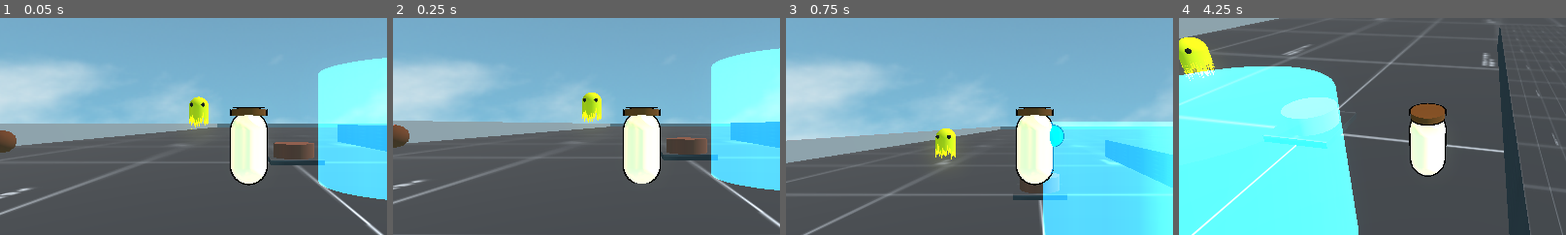
Above: before the commit, frames 1-4 (left to right).
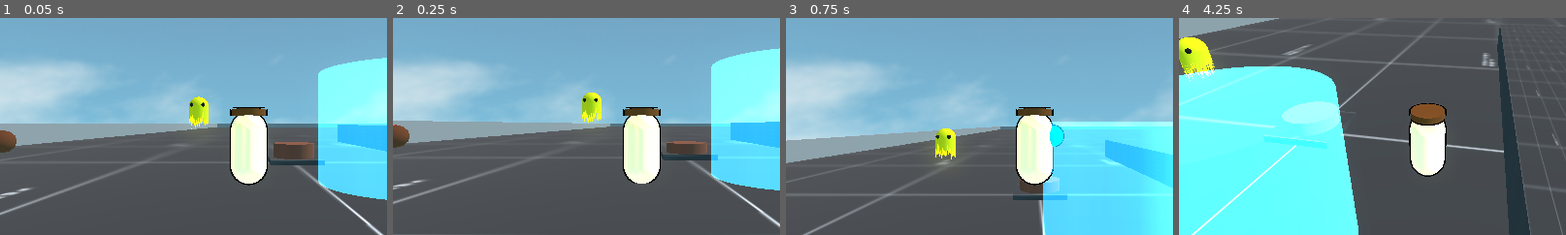
Above: after the commit, the same moments.

Repository: GamedevSuicraft/Laboratorio-de-Sistemas-de-Godot
Game: Godot game, scene res://tests/3d test/3d test scene.tscn
Same seed, same stepped clock (60 frames per second), same inputs: the game is played once before the commit and once after it.
Inputs (mouse positions are % of the whole screen's width and height, from its top left):
- Up to frame 1 (0.05 s): no input
- Up to frame 2 (0.25 s): no input
- Up to frame 3 (0.75 s): tap Enter (ui_accept) at 0.5 s; move the mouse to (72, 45) at 0.52 s; hold Right (ui_right) from 0.53 s (still down); hold E (interact) from 0.53 s (still down)
- Up to frame 4 (4.25 s): tap Enter (ui_accept) at 0.77, 1.52, 3.02, 3.77 s; move the mouse to (30, 55) at 1.27 s; release Right (ui_right) at 1.28 s; release E (interact) at 1.28 s; hold Down (ui_down) 1.28-2.03 s; tap E (interact) at 1.35, 2.3, 3.05 s; move the mouse to (60, 28) at 2.02 s; press the mouse at (60, 28) at 2.03 s; hold Right (ui_right) 2.03-2.78 s; move the mouse to (49, 52) at 2.77 s; release the mouse at (49, 52) at 2.78 s; hold Up (ui_up) from 2.78 s (still down); tap Shift at 2.85 s; move the mouse to (57, 51) at 3.52 s; hold E (interact) from 3.53 s (still down)
The pictures show only the part of the screen within x 18-68%, y 26-76%; the shares and areas given below are measured in that part.

Frame 1 is identical in both runs. In frame 2, 0.3% of the frame differs, in the area x 70-82%, y 54-59%; in frame 3, less than 0.1%; in frame 4, 0.5%, in the area x 26-41%, y 36-49%.

Commit message:
Improving README documentation

Diff:
--- a/default_bus_layout.tres
+++ b/default_bus_layout.tres
@@ -1,7 +1,6 @@
 [gd_resource type="AudioBusLayout" format=3 uid="uid://dbbqulmwjy7cj"]
 
 [resource]
-bus/0/volume_db = 0.26501846
 bus/1/name = &"Music"
 bus/1/solo = false
 bus/1/mute = false
@@ -14,9 +13,3 @@
 bus/2/bypass_fx = false
 bus/2/volume_db = 0.0
 bus/2/send = &"Master"
-bus/3/name = &"UI"
-bus/3/solo = false
-bus/3/mute = false
-bus/3/bypass_fx = false
-bus/3/volume_db = 0.0
-bus/3/send = &"Master"
--- a/project.godot
+++ b/project.godot
@@ -27,6 +27,7 @@
 
 window/size/viewport_width=1920
 window/size/viewport_height=1080
+window/size/mode=2
 
 [input]
 
--- a/systems/Button/3D/PressurePlate/PressurePlateLogic.gd
+++ b/systems/Button/3D/PressurePlate/PressurePlateLogic.gd
@@ -19,13 +19,13 @@
 	body_entered.connect(_on_body_entered)
 	body_exited.connect(_on_body_exited)
 
-func _on_body_entered(_body: CharacterBody3D) -> void:
+func _on_body_entered(_body: Node3D) -> void:
 	bodies_inside += 1
 	if bodies_inside == 1:
 		_animate(original_position + move_offset)
 		pressed.emit()
 
-func _on_body_exited(_body: CharacterBody3D) -> void:
+func _on_body_exited(_body: Node3D) -> void:
 	bodies_inside -= 1
 	if bodies_inside == 0:
 		_animate(original_position)
--- a/tests/2d test/chess.tscn
+++ /dev/null
@@ -1,24 +0,0 @@
-[gd_scene format=3 uid="uid://dlh1usi5c3clc"]
-
-[ext_resource type="Script" uid="uid://dn324etjerl1m" path="res://tests/2d test/chess.gd" id="1_umyg8"]
-[ext_resource type="Texture2D" uid="uid://hcyv6ueti2yx" path="res://assets/svg/icon.svg" id="2_r63yx"]
-[ext_resource type="PackedScene" uid="uid://bw1tq3s0uuq53" path="res://components/interaction/2D/Interactable2D.tscn" id="3_n2yw2"]
-
-[sub_resource type="RectangleShape2D" id="RectangleShape2D_sxf6k"]
-size = Vector2(126.96385, 750)
-
-[node name="Chess" type="Node2D" unique_id=1464808965]
-script = ExtResource("1_umyg8")
-
-[node name="Sprite2D" type="Sprite2D" parent="." unique_id=1507264398]
-scale = Vector2(1.7509893, 1.969482)
-texture = ExtResource("2_r63yx")
-
-[node name="Interactable" parent="." unique_id=1777145814 instance=ExtResource("3_n2yw2")]
-scale = Vector2(1.7509888, 0.33747476)
-
-[node name="CollisionShape2D" type="CollisionShape2D" parent="Interactable" unique_id=1229850808]
-scale = Vector2(1.0000004, 1.0000002)
-shape = SubResource("RectangleShape2D_sxf6k")
-
-[connection signal="interacted" from="Interactable" to="." method="_on_interactable_interacted"]
--- /dev/null
+++ b/tests/2d test/chest.tscn
@@ -0,0 +1,23 @@
+[gd_scene format=3 uid="uid://dlh1usi5c3clc"]
+
+[ext_resource type="Script" uid="uid://dn324etjerl1m" path="res://tests/2d test/chest.gd" id="1_fstly"]
+[ext_resource type="Texture2D" uid="uid://hcyv6ueti2yx" path="res://assets/svg/icon.svg" id="2_r63yx"]
+[ext_resource type="Script" uid="uid://gnqe77ju8xbc" path="res://components/interaction/2D/Interactable2D.gd" id="3_pra4h"]
+
+[sub_resource type="RectangleShape2D" id="RectangleShape2D_sxf6k"]
+size = Vector2(126.96385, 750)
+
+[node name="Chest" type="Node2D" unique_id=1464808965]
+script = ExtResource("1_fstly")
+
+[node name="Sprite2D" type="Sprite2D" parent="." unique_id=1507264398]
+scale = Vector2(1.7509893, 1.969482)
+texture = ExtResource("2_r63yx")
+
+[node name="Interactable2D" type="Area2D" parent="." unique_id=1220996457]
+script = ExtResource("3_pra4h")
+metadata/_custom_type_script = "uid://gnqe77ju8xbc"
+
+[node name="CollisionShape2D" type="CollisionShape2D" parent="Interactable2D" unique_id=1229850808]
+scale = Vector2(1.0000004, 1.0000002)
+shape = SubResource("RectangleShape2D_sxf6k")
--- a/tests/3d test/3d test scene.tscn
+++ b/tests/3d test/3d test scene.tscn
@@ -175,10 +175,11 @@
 transform = Transform3D(1, 0, 0, 0, 1, 0, 0, 0, 1, 3.6530895, 2.0783334, 0)
 mesh = SubResource("CylinderMesh_khnuh")
 
-[node name="Interactable" type="Area3D" parent="Node3D" unique_id=1919765328]
+[node name="Interactable3D" type="Area3D" parent="Node3D" unique_id=505660893]
 script = ExtResource("1_script")
-
-[node name="CollisionShape3D" type="CollisionShape3D" parent="Node3D/Interactable" unique_id=604717282]
+metadata/_custom_type_script = "uid://dvga0ijjjyy4y"
+
+[node name="CollisionShape3D" type="CollisionShape3D" parent="Node3D/Interactable3D" unique_id=604717282]
 transform = Transform3D(1, 0, 0, 0, 1, 0, 0, 0, 1, 3.6530895, 2.0783334, 0)
 shape = SubResource("CylinderShape3D_5k6if")
 
@@ -221,4 +222,4 @@
 transform = Transform3D(1, 0, 0, 0, 1, 0, 0, 0, 1, -0.27872086, 0.5722351, 0.39005995)
 mesh = SubResource("SphereMesh_584mt")
 
-[connection signal="interacted" from="Node3D/Interactable" to="Node3D" method="_on_interactable_interacted"]
+[connection signal="interacted" from="Node3D/Interactable3D" to="Node3D" method="_on_interactable_3d_interacted"]
--- a/tests/3d test/sceneScripts/node_3d.gd
+++ b/tests/3d test/sceneScripts/node_3d.gd
@@ -1,5 +1,4 @@
 extends Node3D
 
-
-func _on_interactable_interacted(_player: Node) -> void:
+func _on_interactable_3d_interacted(_player: Node) -> void:
 	queue_free()
Renamed: tests/2d test/chess.gd -> tests/2d test/chest.gd
Renamed: tests/2d test/chess.gd.uid -> tests/2d test/chest.gd.uid
Not shown, changed: README.md
Not shown, added: components/combat/README.md
Not shown, added: components/combat/Status/README.md
Not shown, added: components/combat/StatusEffects/README.md
Not shown, added: components/interaction/2D/README.md
Not shown, added: components/interaction/3D/README.md
Not shown, added: components/interaction/README.md
Not shown, added: components/inventory/README.md
Not shown, added: components/movement/2D/README.md
Not shown, added: components/movement/3D/README.md
(and 7 more such lines)
